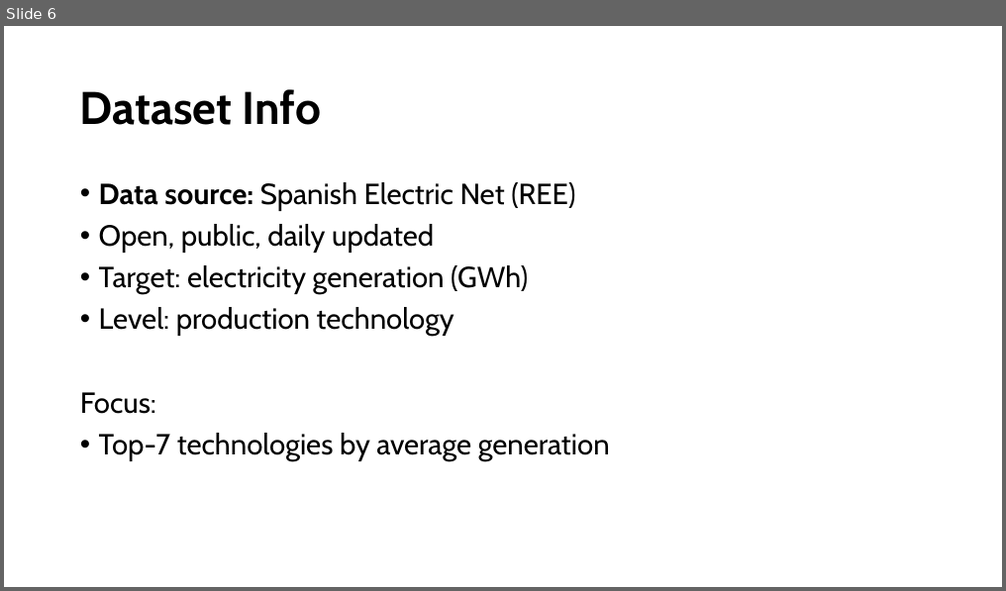
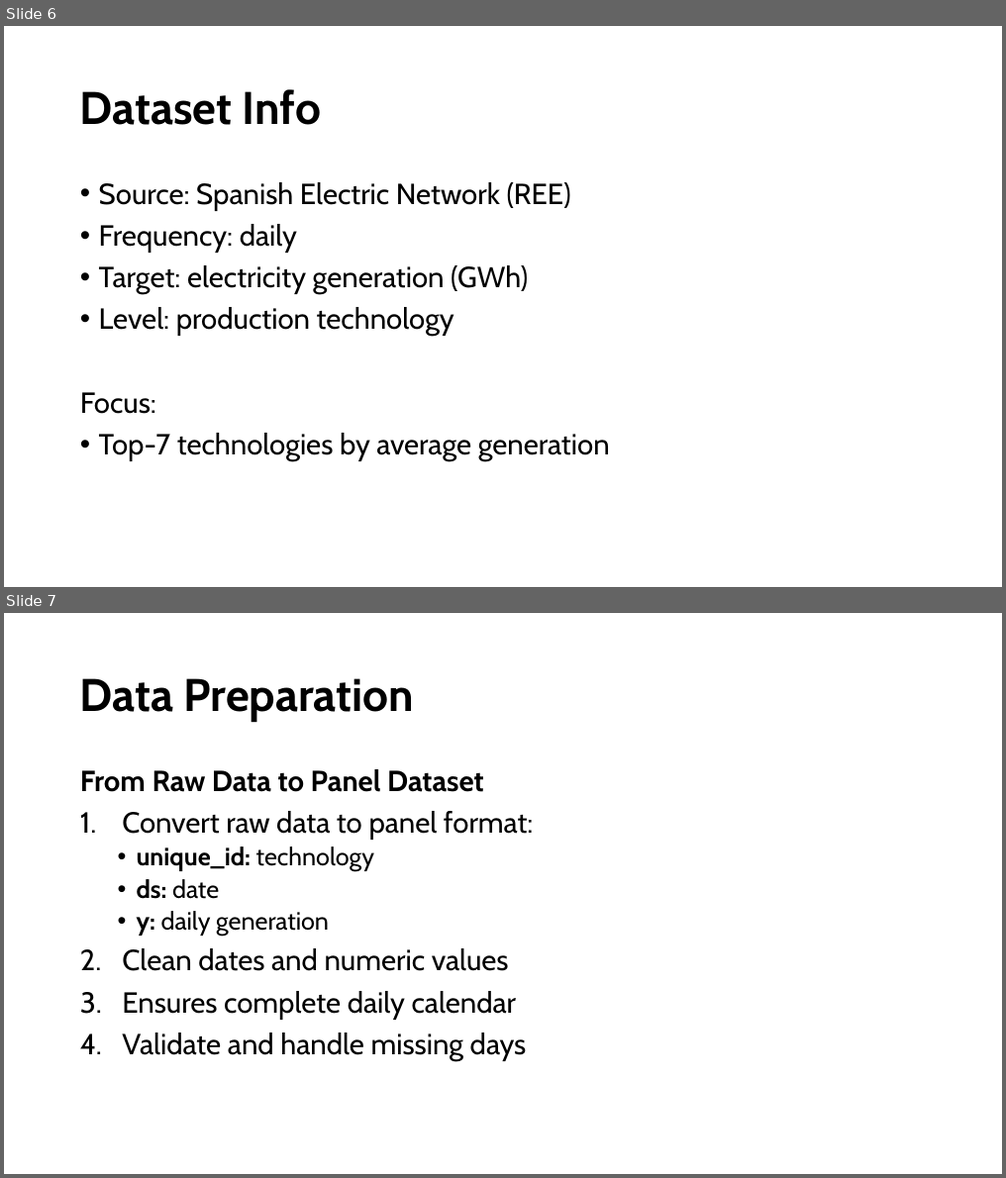
Before and after one commit to mireiamonbu/Spanish-Forecasters-MireiaMontoya-EnriqueRuiz, a slide deck: presentation/CapstonProject.pptx. Shown one above the other, each under a label of ours: slide 6 before the commit, slides 6 and 7 after it. The pictures are 1006x591 and 1006x1178 pixels, drawn with LibreOffice and Linux fonts; fonts in the diff are those of the drawing. Boxes give left, top, right and bottom in pixels: in the first picture for what was removed or moved away, otherwise in the second. Text is boxed around its words. In the diff, an @@ line names an element or a change of style, - is before the commit and + after.

```diff
--- a/presentation/CapstonProject.pptx
+++ b/presentation/CapstonProject.pptx
@@ slide 7 added at <box>4,613,1002,1174</box>, background #FFFFFF @@
@@ title added at <box>80,678,414,722</box>, 44 pt, text #000000, bold @@
+Data Preparation
@@ text added at <box>80,769,533,1061</box>, 28 pt, text #000000 @@
+From Raw Data to Panel Dataset
+1. Convert raw data to panel format:
+  • unique_id: technology
+  • ds: date
+  • y: daily generation
+2. Clean dates and numeric values
+3. Ensures complete daily calendar
+4. Validate and handle missing days
@@ slide 6 changed as well @@
@@ text at <box>99,182,571,253</box>: text changed @@
-• Data source: Spanish Electric Net (REE)
-• Open, public, daily updated
+• Source: Spanish Electric Network (REE)
+• Frequency: daily
```
Also in this commit, not shown: 4 other slides changed, 5 other slides added, 2 slides removed, 1 other file.
